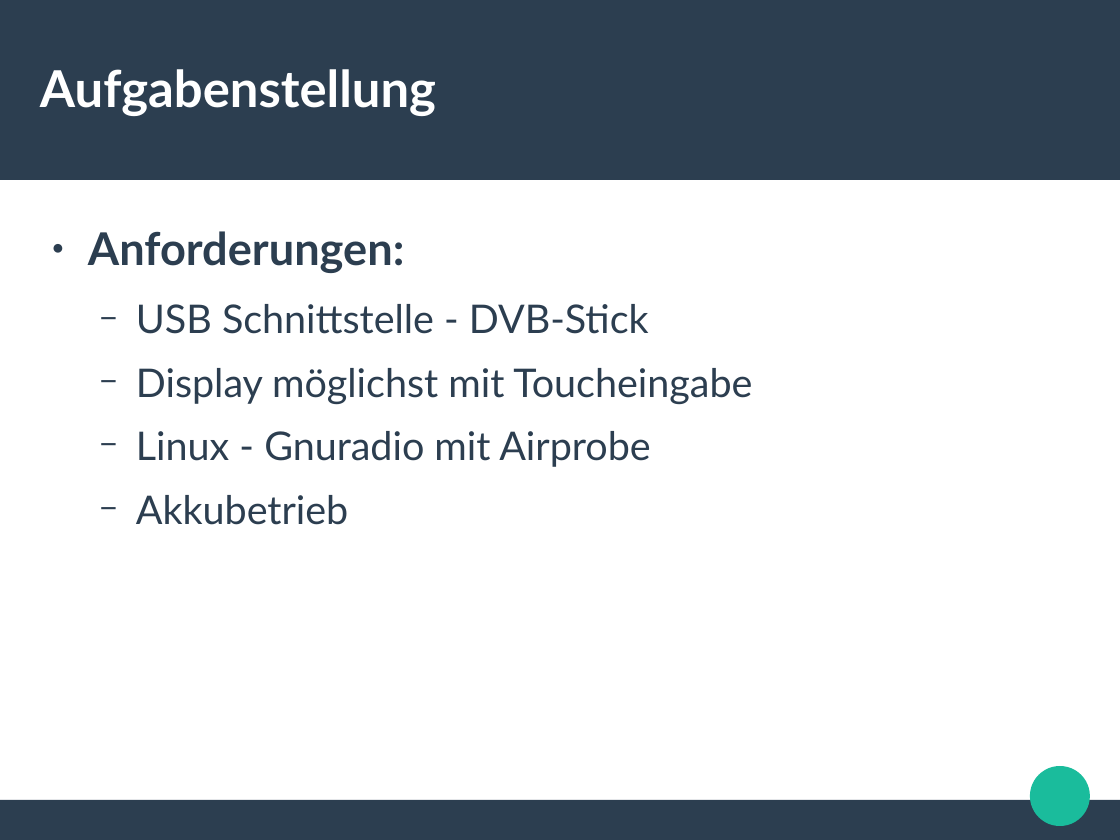
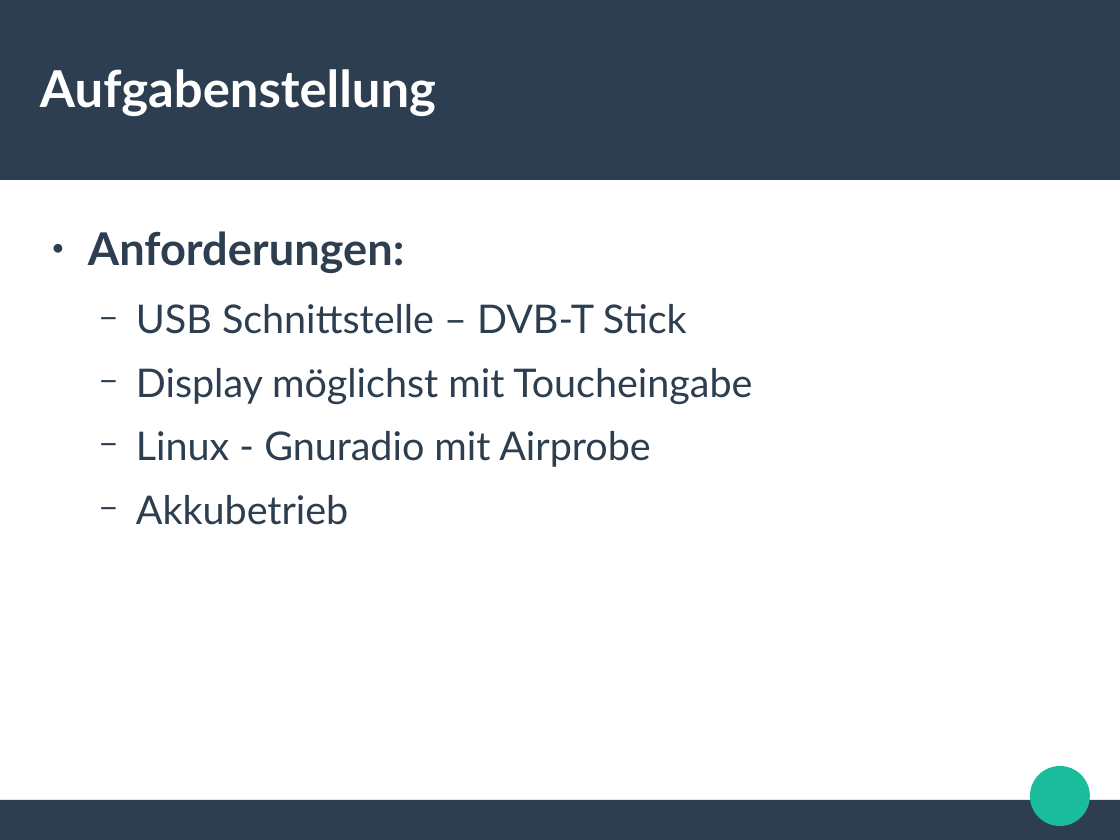
Before and after one commit to ookk2011/GrGsm-Gui, a slide deck: slide 6 of Präsentation_Projektarbeit.odp. Drawn at 1120x840 pixels with LibreOffice and Linux fonts; fonts in the diff are those of the drawing. Boxes give left, top, right and bottom in pixels: in the first picture for what was removed or moved away, otherwise in the second. Text is boxed around its words. In the diff, an @@ line names an element or a change of style, - is before the commit and + after.

Commit message:
spelling

```diff
--- a/Präsentation_Projektarbeit.odp
+++ b/Präsentation_Projektarbeit.odp
@@ text at <box>136,304,687,334</box>: text changed @@
-  − USB Schnittstelle - DVB-Stick
+  − USB Schnittstelle – DVB-T Stick
```
Also in this commit, not shown: 2 other slides changed.
